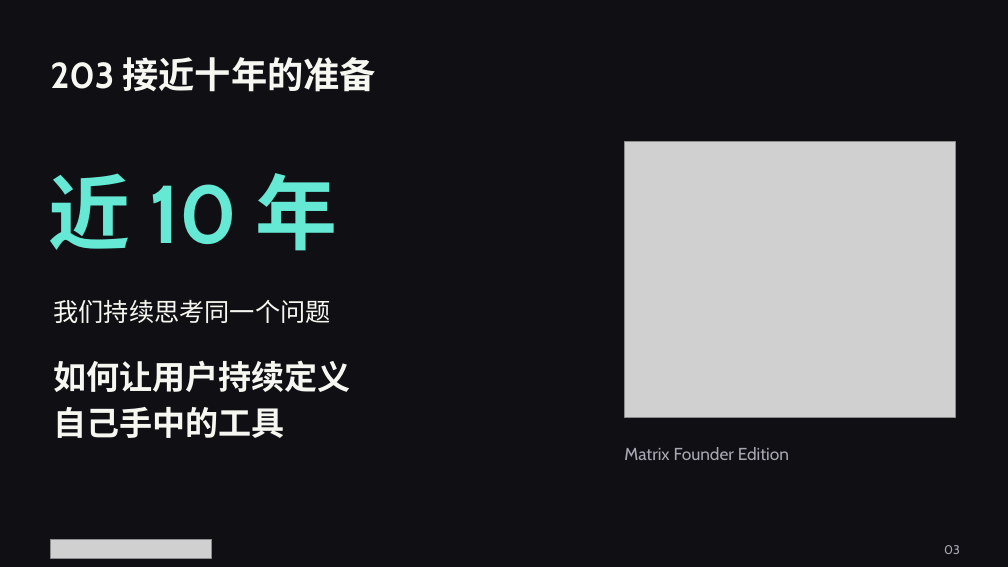
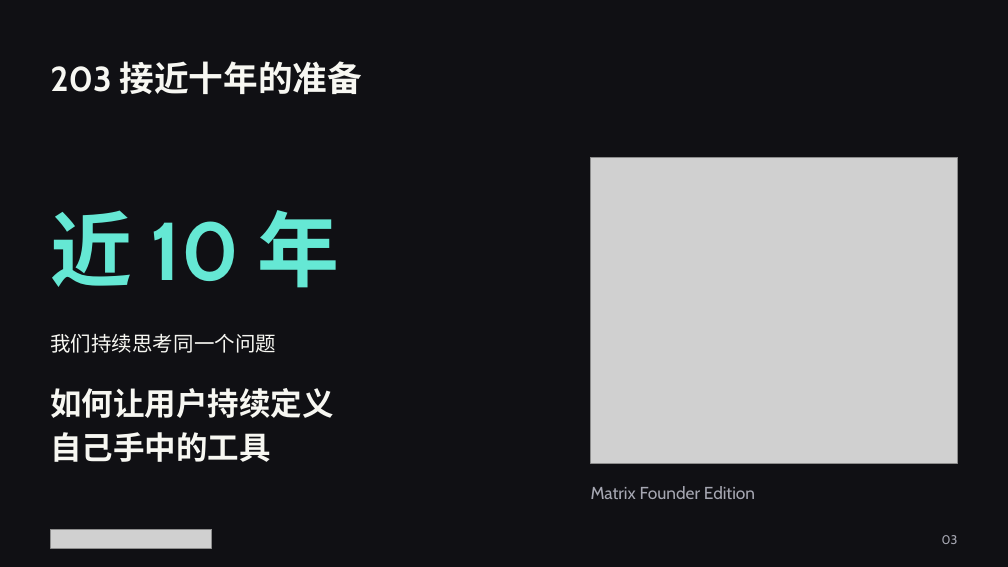
Before and after one commit to 203-Systems/personalized-hardware-talk, a slide deck: slide 1 of slides/slide-03.pptx. Drawn at 1008x567 pixels with LibreOffice and Linux fonts; fonts in the diff are those of the drawing; grey boxes stand for pictures. Boxes give left, top, right and bottom in pixels: in the first picture for what was removed or moved away, otherwise in the second. Text is boxed around its words. In the diff, an @@ line names an element or a change of style, - is before the commit and + after.

```diff
--- a/slides/slide-03.pptx
+++ b/slides/slide-03.pptx
@@ text "203 接近十年的准备" at box(50, 61, 363, 94): size 34.5 to 33 pt @@
@@ picture: place and size @@
-picture at box(625, 142, 955, 418)
+picture at box(591, 157, 957, 463)
@@ text "近 10 年": place and size @@
-text "近 10 年" at box(49, 173, 338, 251)
+text "近 10 年" at box(50, 210, 339, 288)
@@ text "我们持续思考同一个问题": place and size @@
-text "我们持续思考同一个问题" at box(54, 300, 331, 323)
+text "我们持续思考同一个问题" at box(50, 333, 276, 353)
@@ text "我们持续思考同一个问题" at box(50, 333, 276, 353): size 24 to 19.5 pt @@
@@ text "如何让用户持续定义": place and size @@
-text "如何让用户持续定义" at box(54, 360, 351, 438)
+text "如何让用户持续定义" at box(50, 388, 333, 462)
@@ text "如何让用户持续定义" at box(50, 388, 333, 462): size 31.5 to 30 pt @@
@@ text "Matrix Founder Edition": place and size @@
-text "Matrix Founder Edition" at box(624, 447, 789, 460)
+text "Matrix Founder Edition" at box(591, 486, 755, 499)
@@ picture: place and size @@
-picture at box(51, 540, 212, 559)
+picture at box(51, 529, 212, 548)
@@ text "03": place and size @@
-text "03" at box(944, 545, 960, 554)
+text "03" at box(942, 535, 958, 544)
@@ text "03" at box(942, 535, 958, 544): vertical alignment middle to top @@
```
Also in this commit, not shown: 50 other files.
